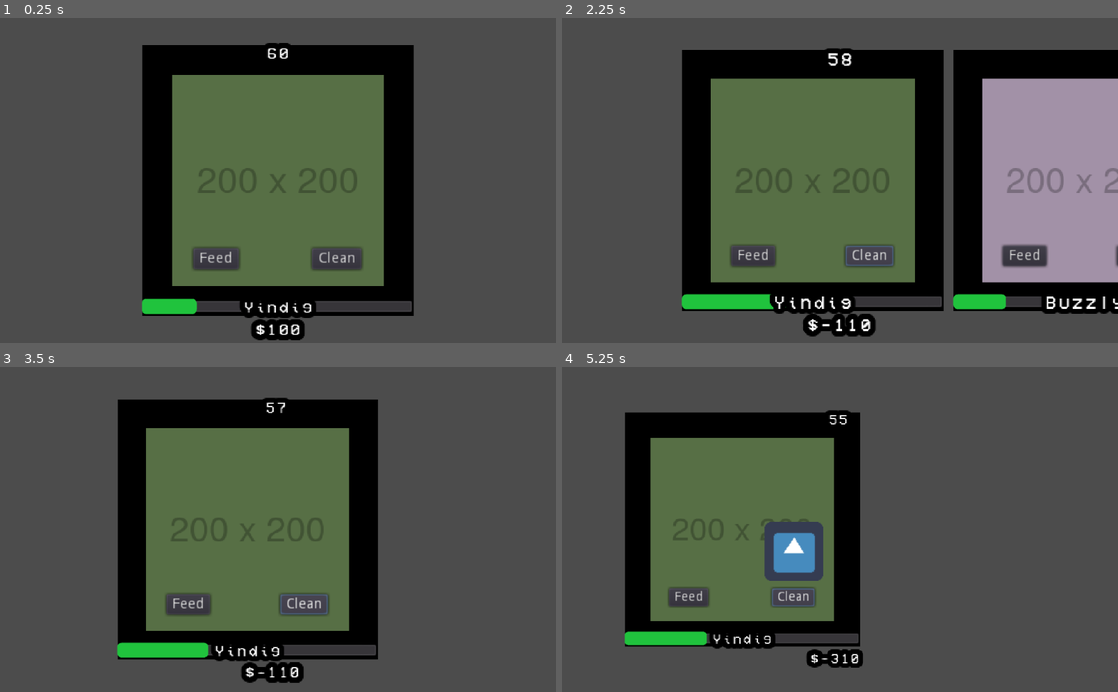
Above: before the commit, frames 1-4 (two rows, left to right).
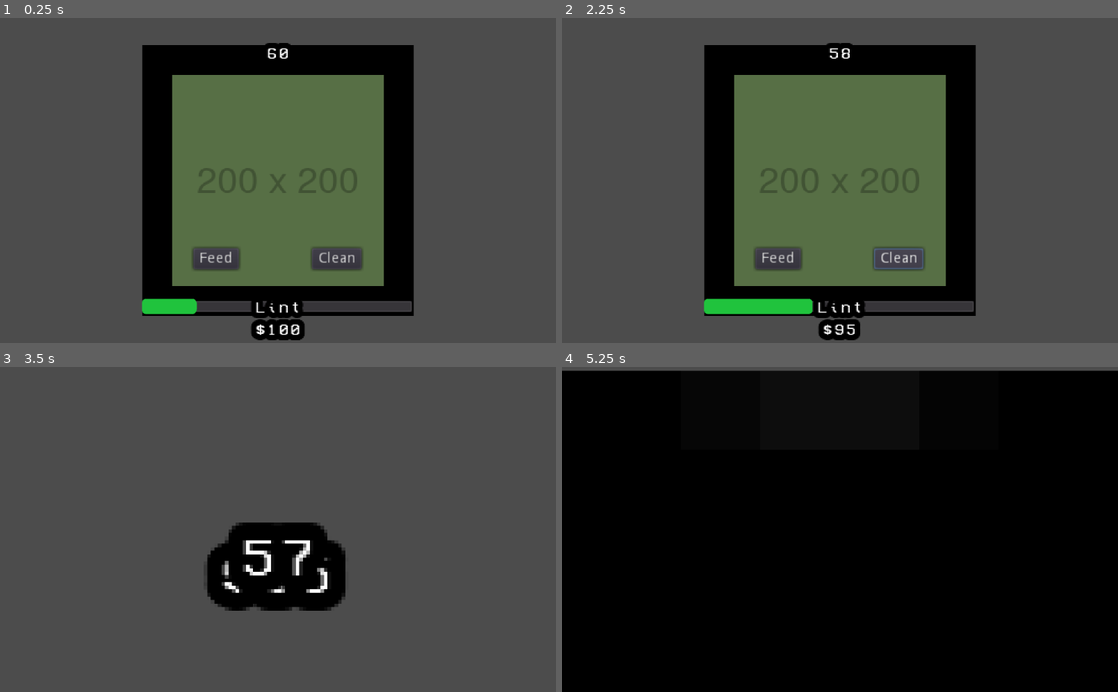
Above: after the commit, the same moments.

Repository: BinRoot/ludum-dare-52
Game: Godot game, scene res://Scenes/DayNightSystem.tscn
Same seed, same stepped clock (60 frames per second), same inputs: the game is played once before the commit and once after it. The engine's default icon, where the game draws it, is replaced by a stand-in: a white triangle on a blue panel in a dark square.
Inputs:
- Up to frame 1 (0.25 s): no input
- Up to frame 2 (2.25 s): click "Feed" at 0.5 s; click "Clean" at 1.25 s; tap Enter at 2 s; hold Up (ui_up) from 2.03 s (still down)
- Up to frame 3 (3.5 s): release Up (ui_up) at 2.78 s; hold Down (ui_down) from 2.78 s (still down)
- Up to frame 4 (5.25 s): release Down (ui_down) at 3.53 s; hold Up (ui_up) 3.53-5.03 s; hold Down (ui_down) from 5.03 s (still down)

The runs differ from the first frame. In frame 1, 0.3% of the frame differs, in the area x 43-57%, y 86-93%; in frame 2, 37%; in frame 3, 37%; in frame 4, 88%, in the area x 0-100%, y 1-100%.
Error after the commit: Invalid get index '-1' (on base: 'Array'). (res://Scenes/Grid.gd:63)

Commit message:
added music

Diff:
--- a/Scenes/DayNightSystem.gd
+++ b/Scenes/DayNightSystem.gd
@@ -12,7 +12,7 @@
 
 # Called when the node enters the scene tree for the first time.
 func _ready():
-	pass # Replace with function body.
+	pass
 
 
 # Called every frame. 'delta' is the elapsed time since the previous frame.
@@ -22,6 +22,7 @@
 		grid_tester.camera.current = true
 		home.visible = false
 		home.camera.current = false
+
 	elif current_state == State.Home:
 		grid_tester.visible = false
 		grid_tester.camera.current = false
@@ -31,7 +32,6 @@
 func _on_GridTester_on_timeout():
 	current_state = State.Home
 
-
 func _on_Home_on_exit():
 	current_state = State.Work
 	grid_tester.init()
--- a/Scenes/Grid.gd
+++ b/Scenes/Grid.gd
@@ -9,9 +9,11 @@
 onready var grid_unit_holder = $GridUnitHolder
 var grid_unit_scene = preload("res://Scenes/GridUnit.tscn")
 var gap_between_grids = 10
+onready var main_loop : AudioStreamPlayer = $MainLoop
+onready var opening_loop : AudioStreamPlayer = $OpeningLoop
 
 func _ready():
-	pass
+	opening_loop.play()
 
 func _process(delta):
 	pass
@@ -52,6 +54,9 @@
 	set_num_units(num_units + 1)
 
 func set_num_units(new_num_units):
+	if new_num_units > 1:
+		opening_loop.stop()
+		main_loop.play()
 	if new_num_units == num_units + 1:
 		add_grid_unit(new_num_units - 1)
 	elif new_num_units == num_units - 1:
--- a/Scenes/Grid.tscn
+++ b/Scenes/Grid.tscn
@@ -1,8 +1,16 @@
-[gd_scene load_steps=2 format=2]
+[gd_scene load_steps=4 format=2]
 
 [ext_resource path="res://Scenes/Grid.gd" type="Script" id=1]
+[ext_resource path="res://Assets/Audio/9CELL Opening.mp3" type="AudioStream" id=2]
+[ext_resource path="res://Assets/Audio/9CELL MAIN.mp3" type="AudioStream" id=3]
 
 [node name="Grid" type="Node2D"]
 script = ExtResource( 1 )
 
 [node name="GridUnitHolder" type="Node2D" parent="."]
+
+[node name="MainLoop" type="AudioStreamPlayer" parent="."]
+stream = ExtResource( 3 )
+
+[node name="OpeningLoop" type="AudioStreamPlayer" parent="."]
+stream = ExtResource( 2 )
--- a/Scenes/GridTester.gd
+++ b/Scenes/GridTester.gd
@@ -8,14 +8,14 @@
 onready var money_label : Label = $Camera2D/Control/Money
 onready var time_left_label : Label = $Camera2D/Control/TimeLeft
 
-var time_left = 60
+var time_left = Globals.init_time_left
 
 func _ready():
 	grid.num_units = 1
 	update_camera(true)
 
 func init():
-	time_left = 60
+	time_left = Globals.init_time_left
 
 func update_camera(is_instant = false):
 	var new_zoom = Vector2.ONE * max(
@@ -54,9 +54,10 @@
 		update_camera()
 
 func buy_unit():
-	grid.increment_num_units()
-	update_camera()
-	Globals.money -= 200
+	if Globals.money >= Globals.cost_grid_unit:
+		grid.increment_num_units()
+		update_camera()
+		Globals.money -= Globals.cost_grid_unit
 
 func _process(delta):
 	money_label.text = "${0}".format([Globals.money])
@@ -66,7 +67,7 @@
 	Globals.money += value
 
 func _on_Grid_on_feed():
-	Globals.money -= 10
+	Globals.money -= Globals.cost_feed
 
 
 func _on_Grid_on_purchased(value):
--- a/Scenes/GridUnit.gd
+++ b/Scenes/GridUnit.gd
@@ -25,11 +25,11 @@
 onready var clean_button = $Control/CleanButton
 var rng = RandomNumberGenerator.new()
 var current_state = State.OCCUPIED
-var cell_purchase_price : int = 60
+
 var num_poop : int = 0
 var names = ["Stevo", "Buzzly", "Ferret", "Pinecone", "Biscult", "Quaxter",
 	"Gulb", "Eithing", "Crumptop", "Joera", "Vixta", "Yindig", "Ripertha",
-	"Bigs", "Smol", "Rink", "Oppa", "Rinta"]
+	"Bigs", "Smol", "Rink", "Oppa", "Rinta", "Lint"]
 var unit_name : String
 
 func _ready():
@@ -41,8 +41,9 @@
 	current_state = State.VACANT
 
 func feed():
-	emit_signal("on_feed")
-	health = min(100, health + 20)
+	if Globals.money >= Globals.cost_feed:
+		emit_signal("on_feed")
+		health = min(100, health + 20)
 
 func update_poop():
 	poop1.visible = false
@@ -66,7 +67,7 @@
 	clean_button.visible = current_state == State.OCCUPIED
 	harvest_button.visible = current_state == State.OCCUPIED and health > 75
 	buy_button.visible = current_state == State.VACANT
-	buy_button.text = "Buy (${0})".format([cell_purchase_price])
+	buy_button.text = "Buy (${0})".format([Globals.cost_replenish])
 	prisoner.position = prison_cell.size / 2 - prisoner.size / 2
 	if current_state == State.OCCUPIED:
 		update_poop()
@@ -113,9 +114,9 @@
 
 
 func _on_BuyButton_pressed():
-	# TODO: check purchase price is possible first
-	emit_signal("on_purchased", cell_purchase_price)
-	reset()
+	if Globals.money >= Globals.cost_replenish:
+		emit_signal("on_purchased", Globals.cost_replenish)
+		reset()
 
 
 func _on_PoopTimer_timeout():
--- a/Scenes/GridUnit.tscn
+++ b/Scenes/GridUnit.tscn
@@ -83,7 +83,7 @@
 text = "Clean"
 
 [node name="HungerTimer" type="Timer" parent="."]
-wait_time = 3.0
+wait_time = 4.0
 autostart = true
 
 [node name="PoopTimer" type="Timer" parent="."]
--- a/Scripts/Globals.gd
+++ b/Scripts/Globals.gd
@@ -1,12 +1,10 @@
 extends Node
 
-var money = 100
+var money : int = 100
+var cost_replenish : int = 50
+var cost_feed : int = 5
+var cost_grid_unit : int = 200
+var init_time_left : int = 60
 
-# Called when the node enters the scene tree for the first time.
 func _ready():
-	pass # Replace with function body.
-
-
-# Called every frame. 'delta' is the elapsed time since the previous frame.
-#func _process(delta):
-#	pass
+	pass
Not shown, added: Assets/Audio/9CELL MAIN.mp3.import
Not shown, added: Assets/Audio/9CELL Opening.mp3.import
Not shown, added: Assets/Audio/9CELL MAIN.mp3
Not shown, added: Assets/Audio/9CELL Opening.mp3
Not shown, changed: HTML5/index.html
Not shown, changed: HTML5/ludum-dare-52.pck
